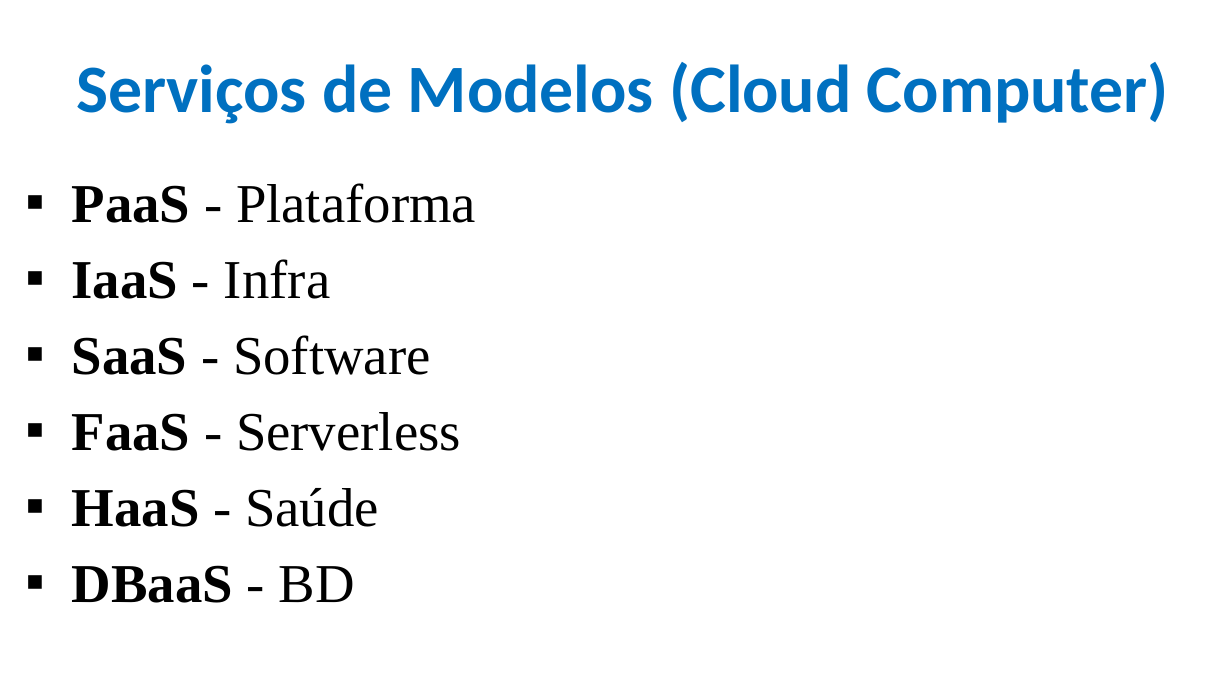
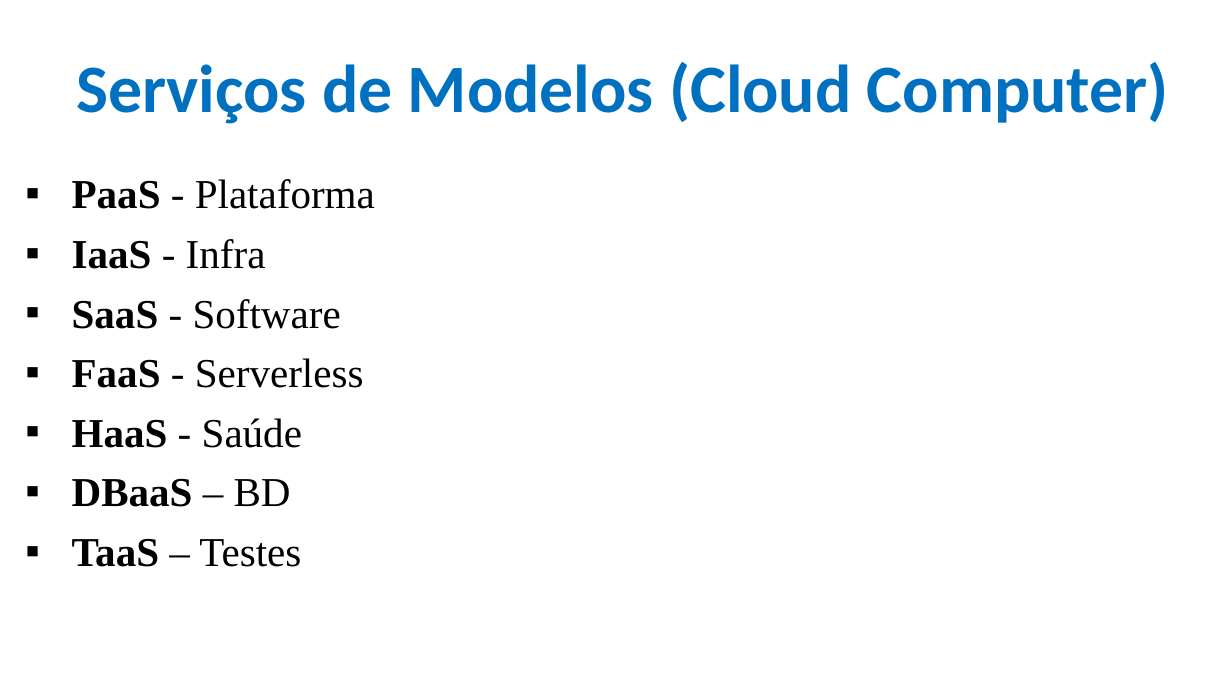
Before and after one commit to CloudEducationBrazil/WydenComputacaoNuvemWebServicesLinux, a slide deck: slide 18 of 01 Classes/Aula 01 - Computação em Nuvem e Web Services em Linux.pptx (slide 5 before the commit). Drawn at 1232x693 pixels with LibreOffice and Linux fonts; fonts in the diff are those of the drawing; background and template pictures are left out. Boxes give left, top, right and bottom in pixels: in the first picture for what was removed or moved away, otherwise in the second. Text is boxed around its words. In the diff, an @@ line names an element or a change of style, - is before the commit and + after.

Commit message:
Aula 01 Cloud Computer

```diff
--- a/01 Classes/Aula 01 - Computação em Nuvem e Web Services em Linux.pptx
+++ b/01 Classes/Aula 01 - Computação em Nuvem e Web Services em Linux.pptx
@@ text at [72, 179, 375, 448]: size 32 to 24 pt in "PaaS - Plataforma", "IaaS - Infra", "SaaS - Software", "FaaS - Serverless" and 1 more places @@
@@ text at [72, 478, 301, 567]: text changed; size 32 to 24 pt; bold off @@
-▪ DBaaS - BD
+▪ DBaaS – BD
+▪ TaaS – Testes
```
Also in this commit, not shown: 8 other slides changed, 62 slides added, 1 other file.
